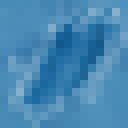
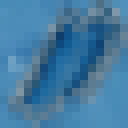
Two versions of the same layered image (128×128). Layer-by-layer changes:
added layer "Ebene #2" (hard light, 50%) above "Shard" over [0, 0, 128, 128]
renamed "Ebene #1" to "Shard", blend hard light → subtract over [0, 0, 128, 128]
